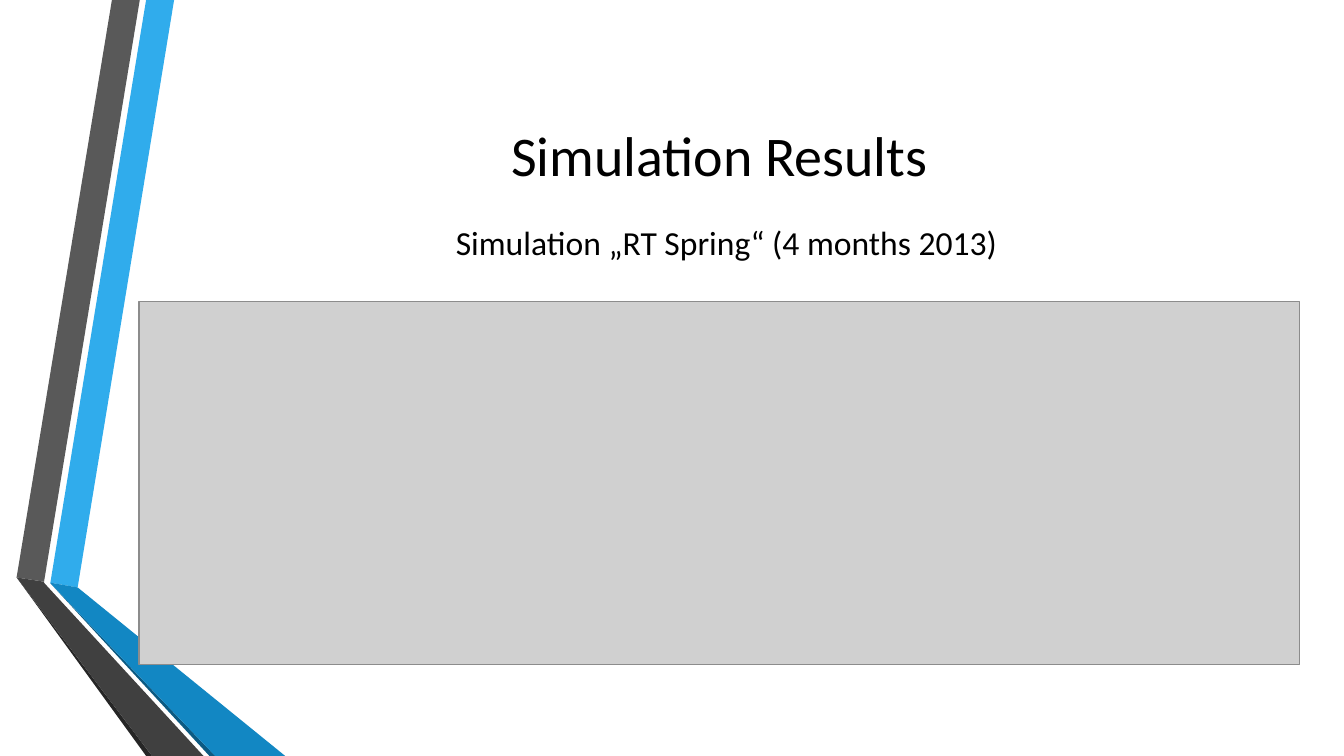
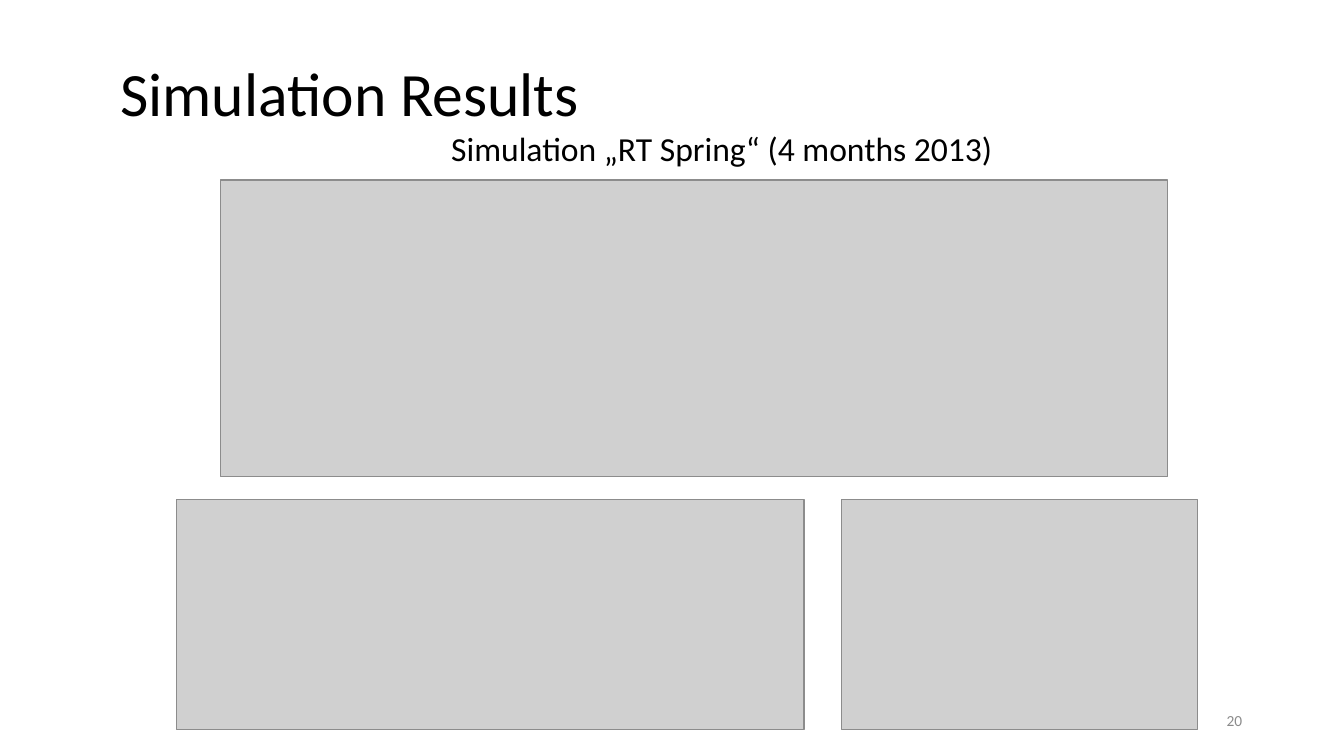
Before and after one commit to and2egg/diploma-thesis, a slide deck: slide 20 of Presentation/Cost aware resource management in distributed cloud data centers.pptx (slide 22 before the commit). Drawn at 1344x756 pixels with LibreOffice and Linux fonts; fonts in the diff are those of the drawing; grey boxes stand for pictures; background and template pictures are left out. Boxes give left, top, right and bottom in pixels: in the first picture for what was removed or moved away, otherwise in the second. Text is boxed around its words. In the diff, an @@ line names an element or a change of style, - is before the commit and + after.

```diff
--- a/Presentation/Cost aware resource management in distributed cloud data centers.pptx
+++ b/Presentation/Cost aware resource management in distributed cloud data centers.pptx
@@ title "Simulation Results": place and size @@
-title "Simulation Results" at <box>511,137,927,177</box>
+title "Simulation Results" at <box>120,73,578,117</box>
@@ title "Simulation Results" at <box>120,73,578,117</box>: size 40 to 44 pt; alignment centre to left; line spacing 1 to 0.9 @@
@@ text "Simulation „RT Spring“ (4 months ...": place and size @@
-text "Simulation „RT Spring“ (4 months ..." at <box>456,230,997,261</box>
+text "Simulation „RT Spring“ (4 months ..." at <box>451,136,992,167</box>
@@ text "Simulation „RT Spring“ (4 months ..." at <box>451,136,992,167</box>: line spacing 1 to 0.9; less space between paragraphs; vertical alignment middle to top @@
@@ picture: place and size @@
-picture at <box>139,301,1300,664</box>
+picture at <box>221,180,1169,477</box>
@@ picture added at <box>176,500,805,730</box> @@
@@ picture added at <box>842,500,1198,730</box> @@
@@ group removed at <box>16,0,285,756</box>: 6 freeform shapes @@
@@ page number added at <box>1227,716,1243,726</box>, 11 pt, text #8C8C8C @@
+20
```
Also in this commit, not shown: 15 other slides changed, 8 slides added, 10 slides removed, 7 other files.
